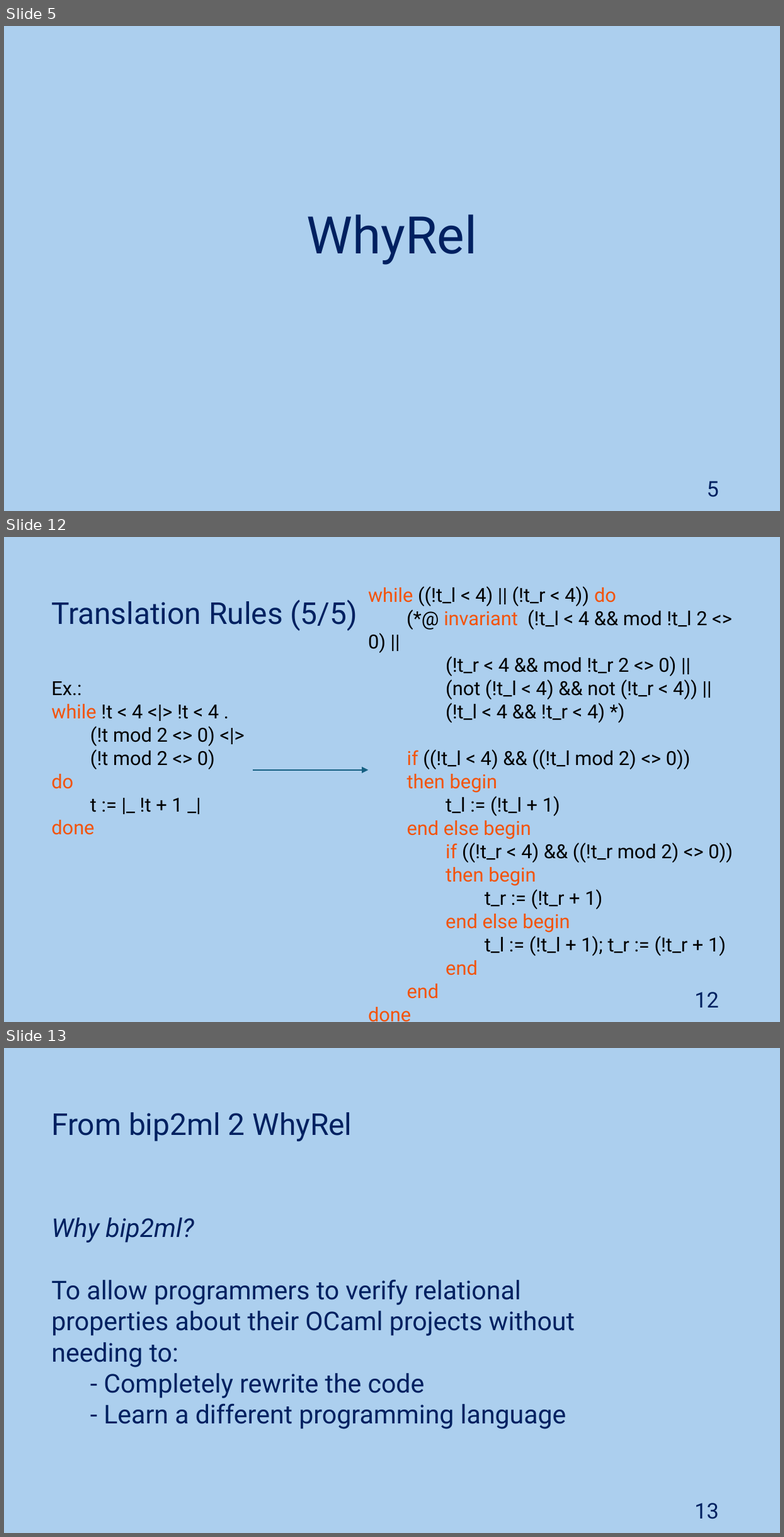
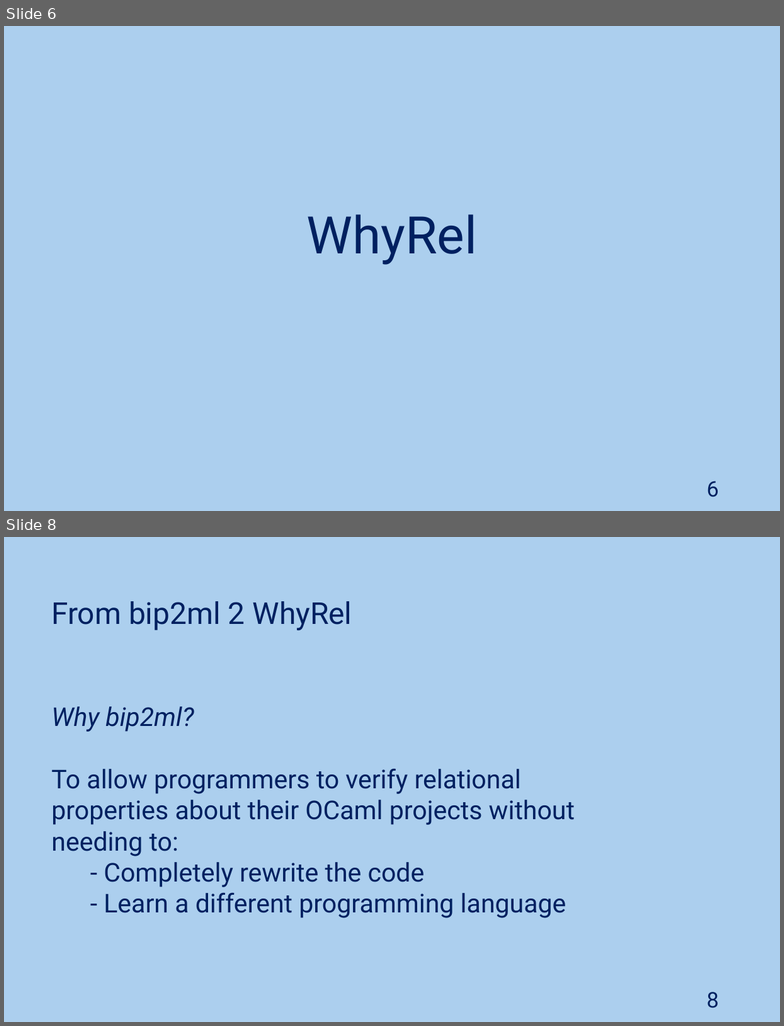
Before and after one commit to JoaoNini75/MasterThesis, a slide deck: tese/presentation/Ap Tese.pptx. Shown one above the other, each under a label of ours: slides 5, 12 and 13 before the commit, slides 6 and 8 after it; the slides between them are not shown. The pictures are 784x1537 and 784x1026 pixels, drawn with LibreOffice and Linux fonts; fonts in the diff are those of the drawing. Boxes give left, top, right and bottom in pixels: in the first picture for what was removed or moved away, otherwise in the second. Text is boxed around its words. In the diff, an @@ line names an element or a change of style, - is before the commit and + after.

```diff
--- a/tese/presentation/Ap Tese.pptx
+++ b/tese/presentation/Ap Tese.pptx
@@ slide 12 removed at bbox=[4, 537, 780, 1022], background #ACCFEE @@
@@ text removed at bbox=[368, 586, 733, 999] @@
-while ((!t_l < 4) || (!t_r < 4)) do
-(*@ invariant (!t_l < 4 && mod !t_l 2 <> 0) ||
-(!t_r < 4 && mod !t_r 2 <> 0) ||
-(not (!t_l < 4) && not (!t_r < 4)) ||
-(!t_l < 4 && !t_r < 4) *)
-if ((!t_l < 4) && ((!t_l mod 2) <> 0))
-then begin
-t_l := (!t_l + 1)
-end else begin
-if ((!t_r < 4) && ((!t_r mod 2) <> 0))
-then begin
-t_r := (!t_r + 1)
-end else begin
-t_l := (!t_l + 1); t_r := (!t_r + 1)
-end
-end
-done
@@ text removed at bbox=[51, 600, 358, 631] @@
-Translation Rules (5/5)
@@ text removed at bbox=[51, 681, 219, 835] @@
-Ex.:
-while !t < 4 <|> !t < 4 .
-(!t mod 2 <> 0) <|>
-(!t mod 2 <> 0)
-do
-t := |_ !t + 1 _|
-done
@@ arrow removed from (252, 770) to (368, 770) @@
@@ page number removed at bbox=[694, 992, 718, 1008] @@
-12
@@ what was slide 5 is now slide 6 @@
@@ page number at bbox=[707, 481, 719, 497]: text changed @@
-5
+6
@@ what was slide 13 is now slide 8 @@
@@ page number at bbox=[707, 992, 719, 1008]: text changed @@
-13
+8
```
Also in this commit, not shown: 4 slides changed, 4 slides added, 12 other slides removed.
